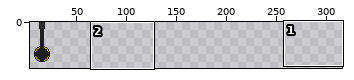
Two states of a sprite sheet, Assets/Sprites/canon.png. The picture above shows the old version from afar; the outline marks the close-up.
Close-up. Before the edit:
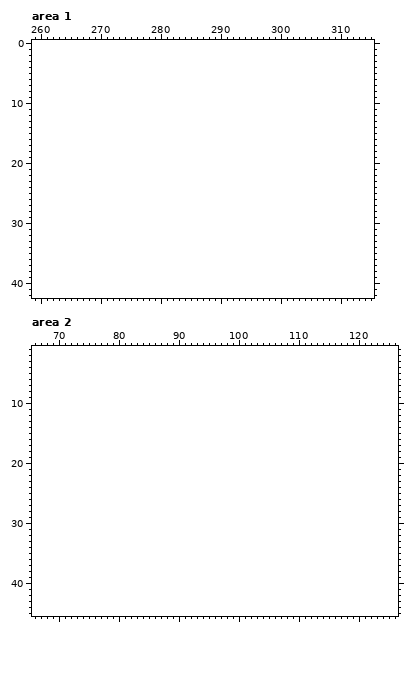
The file is 32x48 pixels. Colours within 5 levels of each other are drawn and written as one. Shown: area 1: x 259..315, y 0..42; area 2: x 66..126, y 1..45. The old version is drawn lined up with the new one, on the new canvas. The wide view leaves out empty margins. The commit also changed other parts of the picture, which this record leaves out.
And afterwards:
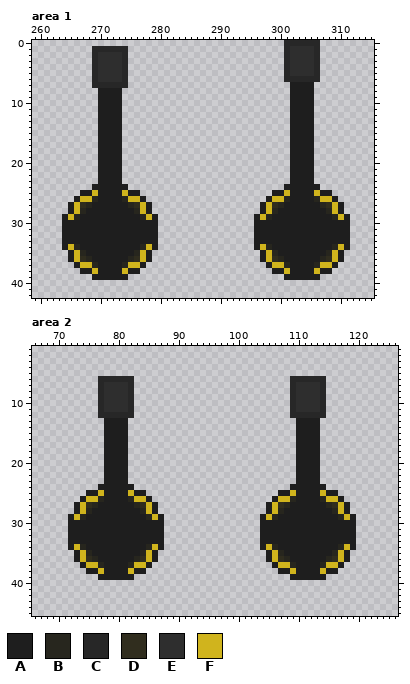
Palette (. is transparent): A #1e1e1e  B #27261e  C #272727  D #302d1e  E #2e2e2e  F #d0b41d
The edit:
canvas 32x48 -> 320x48
Changed rows in their new state; - is an unchanged pixel.
Area 1:
first column x 264:
 0 -------------------------------------CCCCCC-----
 1 -----CCCCCC--------------------------CEEEEC-----
 2 -----CEEEEC--------------------------CEEEEC-----
 3 -----CEEEEC--------------------------CEEEEC-----
 4 -----CEEEEC--------------------------CEEEEC-----
 5 -----CEEEEC--------------------------CEEEEC-----
 6 -----CEEEEC--------------------------CCCCCC-----
 7 -----CCCCCC---------------------------AAAA------
 8 ------AAAA----------------------------AAAA------
 9 ------AAAA----------------------------AAAA------
10 ------AAAA----------------------------AAAA------
11 ------AAAA----------------------------AAAA------
12 ------AAAA----------------------------AAAA------
13 ------AAAA----------------------------AAAA------
14 ------AAAA----------------------------AAAA------
15 ------AAAA----------------------------AAAA------
16 ------AAAA----------------------------AAAA------
17 ------AAAA----------------------------AAAA------
18 ------AAAA----------------------------AAAA------
19 ------AAAA----------------------------AAAA------
20 ------AAAA----------------------------AAAA------
21 ------AAAA----------------------------AAAA------
22 ------AAAA----------------------------AAAA------
23 ------AAAA----------------------------AAAA------
24 -----AAAAAA--------------------------AAAAAA-----
25 ---AAFAAAAFAA----------------------AAFAAAAFAA---
26 --AFFBAAAABFFA--------------------AFFBAAAABFFA--
27 -AFDBAAAAAABDFA------------------AFDBAAAAAABDFA-
28 -AFBAAAAAAAABFA------------------AFBAAAAAAAABFA-
29 AFBAAAAAAAAAABFA----------------AFBAAAAAAAAAABFA
30 AAAAAAAAAAAAAAAA----------------AAAAAAAAAAAAAAAA
31 AAAAAAAAAAAAAAAA----------------AAAAAAAAAAAAAAAA
32 AAAAAAAAAAAAAAAA----------------AAAAAAAAAAAAAAAA
33 AAAAAAAAAAAAAAAA----------------AAAAAAAAAAAAAAAA
34 AFBAAAAAAAAAABFA----------------AFBAAAAAAAAAABFA
35 -AFBAAAAAAAABFA------------------AFBAAAAAAAABFA-
36 -AFDBAAAAAABDFA------------------AFDBAAAAAABDFA-
37 --AFFBAAAABFFA--------------------AFFBAAAABFFA--
38 ---AAFAAAAFAA----------------------AAFAAAAFAA---
39 -----AAAAAA--------------------------AAAAAA-----
Area 2:
first column x 72:
 6 -----CCCCCC--------------------------CCCCCC-----
 7 -----CEEEEC--------------------------CEEEEC-----
 8 -----CEEEEC--------------------------CEEEEC-----
 9 -----CEEEEC--------------------------CEEEEC-----
10 -----CEEEEC--------------------------CEEEEC-----
11 -----CEEEEC--------------------------CEEEEC-----
12 -----CCCCCC--------------------------CCCCCC-----
13 ------AAAA----------------------------AAAA------
14 ------AAAA----------------------------AAAA------
15 ------AAAA----------------------------AAAA------
16 ------AAAA----------------------------AAAA------
17 ------AAAA----------------------------AAAA------
18 ------AAAA----------------------------AAAA------
19 ------AAAA----------------------------AAAA------
20 ------AAAA----------------------------AAAA------
21 ------AAAA----------------------------AAAA------
22 ------AAAA----------------------------AAAA------
23 ------AAAA----------------------------AAAA------
24 -----AAAAAA--------------------------AAAAAA-----
25 ---AAFAAAAFAA----------------------AAFAAAAFAA---
26 --AFFBAAAABFFA--------------------AFFBAAAABFFA--
27 -AFDBAAAAAABDFA------------------AFDBAAAAAABDFA-
28 -AFBAAAAAAAABFA------------------AFBAAAAAAAABFA-
29 AFBAAAAAAAAAABFA----------------AFBAAAAAAAAAABFA
30 AAAAAAAAAAAAAAAA----------------AAAAAAAAAAAAAAAA
31 AAAAAAAAAAAAAAAA----------------AAAAAAAAAAAAAAAA
32 AAAAAAAAAAAAAAAA----------------AAAAAAAAAAAAAAAA
33 AAAAAAAAAAAAAAAA----------------AAAAAAAAAAAAAAAA
34 AFBAAAAAAAAAABFA----------------AFBAAAAAAAAAABFA
35 -AFBAAAAAAAABFA------------------AFBAAAAAAAABFA-
36 -AFDBAAAAAABDFA------------------AFDBAAAAAABDFA-
37 --AFFBAAAABFFA--------------------AFFBAAAABFFA--
38 ---AAFAAAAFAA----------------------AAFAAAAFAA---
39 -----AAAAAA--------------------------AAAAAA-----
Boxes around the changes in both close-ups, in picture pixels (x1, y1, x2, y2):
added: (254, 40, 350, 280)
added: (62, 46, 158, 280)
added: (68, 376, 164, 580)
added: (260, 376, 356, 580)
